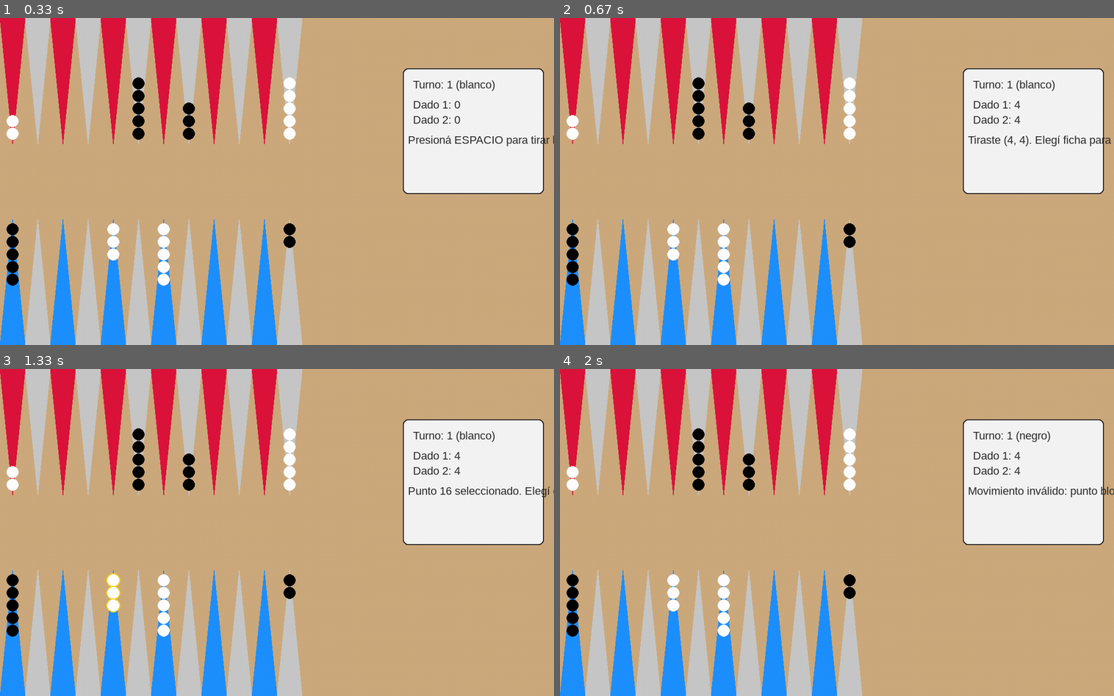
Above: before the commit, frames 1-4 (two rows, left to right).
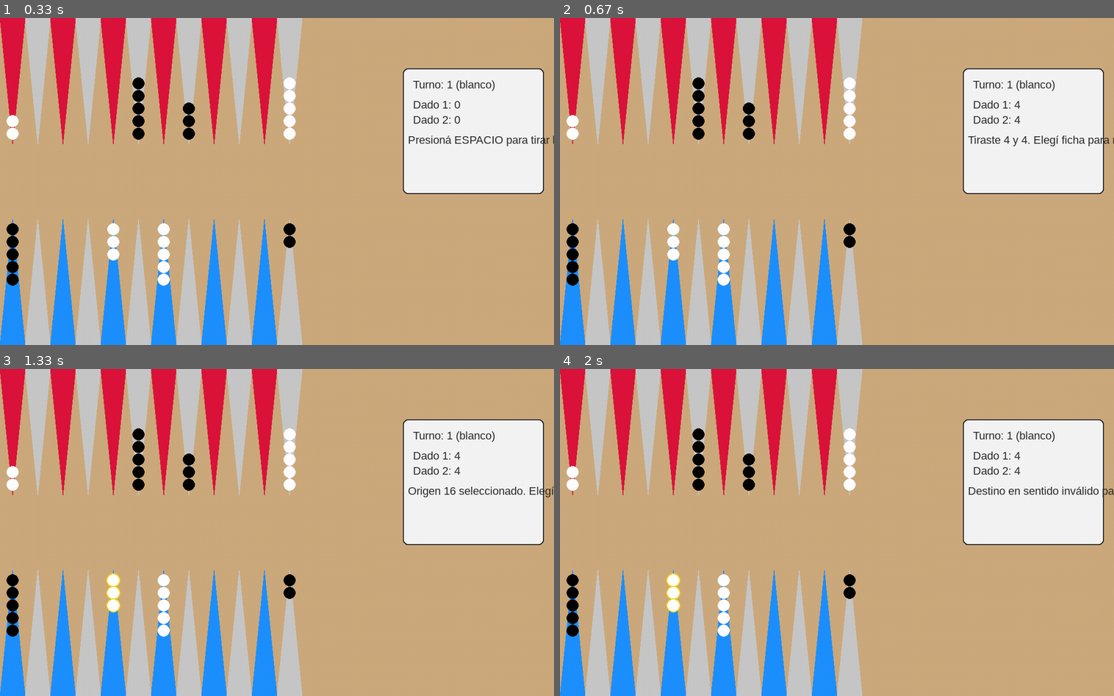
Above: after the commit, the same moments.

Repository: um-computacion/computacion-2025-backgammon-mariaevamodarelli
Game: pygame game, started from pygame_ui/game_window.py
The game is run twice, just before and just after one commit, with the same random seed, the same clock (stepped at 60 frames per second) and the same inputs.
Inputs (mouse positions are in pixels of both pictures, inside the frame that each line leads up to):
- Up to frame 1 (0.33 s): type "1 (at the terminal prompt)" at 0 s; type "1 (at the terminal prompt)" at 0 s
- Up to frame 2 (0.67 s): tap Space at 0.33 s
- Up to frame 3 (1.33 s): click (277, 555) at 0.72 s; click (105, 607) at 1.05 s
- Up to frame 4 (2 s): click (692, 411) at 1.38 s

Frame 1 is identical in both runs. In frame 2, 0.3% of the frame differs, in the area x 80-100%, y 35-40%; in frame 3, 0.4%; in frame 4, 0.6%, in the area x 19-100%, y 19-75%.

Commit message:
problemas con movimiento de fichas

Diff:
--- a/core/board.py
+++ b/core/board.py
@@ -2,8 +2,11 @@
     """Representa el tablero de Backgammon con 24 posiciones."""
 
     def __init__(self):
-        """Inicializa un tablero vacío con 24 puntos."""
         self.__points__ = [{"count": 0, "color": None} for _ in range(24)]
+        self.captured_blanco = []
+        self.captured_negro = []
+
+
 
     def get_points(self):
         """Devuelve la lista completa de puntos del tablero."""
@@ -16,10 +19,7 @@
         raise ValueError("El índice debe estar entre 0 y 23")
 
     def set_point(self, index, count, color):
-        """
-        Asigna una cantidad y color de fichas a un punto determinado.
-        Valida que el índice sea 0..23, el valor entero >= 0 y el color válido.
-        """
+        """Asigna una cantidad y color de fichas a un punto determinado."""
         if (isinstance(index, int) and 0 <= index < 24
                 and isinstance(count, int) and count >= 0):
             self.__points__[index]["count"] = count
@@ -66,37 +66,90 @@
         """Reinicia el tablero a 24 posiciones vacías."""
         self.__points__ = [{"count": 0, "color": None} for _ in range(24)]
 
-    def move_checker(self, from_index, to_index):
-        """
-        Mueve una ficha desde un punto a otro del tablero.
+    # === MOVIMIENTO DE FICHAS ===
 
-        Reglas básicas:
-        - El índice de origen y destino debe ser válido (0..23).
-        - Debe haber al menos una ficha en el origen.
-        - Si el destino tiene color contrario con más de 1 ficha, el movimiento es inválido.
-        - Si el destino tiene solo 1 ficha del oponente, la "come" (la reemplaza).
-        - En caso válido, se resta 1 del origen y se suma 1 al destino.
-        """
-        if not (0 <= from_index < 24 and 0 <= to_index < 24):
-            raise ValueError("Los índices deben estar entre 0 y 23")
+    def move_checker(self, from_idx, to_idx):
+        """Mueve una ficha si el movimiento es válido según las reglas básicas del backgammon."""
+        if from_idx < 0 or from_idx > 23 or to_idx < 0 or to_idx > 23:
+            return "Movimiento fuera del tablero"
 
-        origen = self.__points__[from_index]
-        destino = self.__points__[to_index]
+        origen = self.__points__[from_idx]
+        destino = self.__points__[to_idx]
 
         if origen["count"] == 0:
-            return "No hay fichas en el punto de origen"
+            return "No hay fichas para mover"
 
-        if destino["color"] is None or destino["color"] == origen["color"]:
+        color = origen["color"]
+
+        # Dirección del movimiento según el color
+        if color == "blanco" and to_idx <= from_idx:
+            return "Dirección inválida para blanco"
+        if color == "negro" and to_idx >= from_idx:
+            return "Dirección inválida para negro"
+
+        # Casilla libre o propia → movimiento válido
+        if destino["count"] == 0 or destino["color"] == color:
             origen["count"] -= 1
             if origen["count"] == 0:
                 origen["color"] = None
+
             destino["count"] += 1
-            destino["color"] = origen["color"]
-            return "Movimiento válido"
+            destino["color"] = color
+            return f"{color} movió de {from_idx} a {to_idx}"
 
-        if destino["count"] == 1 and destino["color"] != origen["color"]:
-            # comer ficha
-            destino["color"] = origen["color"]
-            return "Ficha comida y movimiento válido"
+        # Comer ficha enemiga (solo si hay 1)
+        elif destino["count"] == 1 and destino["color"] != color:
+            enemigo = destino["color"]
+            if enemigo == "blanco":
+                self.captured_blanco.append(to_idx)
+            else:
+                self.captured_negro.append(to_idx)
 
-        return "Movimiento inválido: punto bloqueado"
+            destino["color"] = color
+            destino["count"] = 1
+
+            origen["count"] -= 1
+            if origen["count"] == 0:
+                origen["color"] = None
+
+            return f"{color} comió una ficha de {enemigo} en {to_idx}"
+
+        else:
+            return "Movimiento bloqueado"
+
+    def can_move(self, from_idx, to_idx):
+        """Valida reglas básicas: tablero, hay ficha, dirección, bloqueos/comer."""
+        if from_idx < 0 or from_idx > 23 or to_idx < 0 or to_idx > 23:
+            return False, "Movimiento fuera del tablero"
+
+        origen = self.__points__[from_idx]
+        destino = self.__points__[to_idx]
+
+        if origen["count"] == 0:
+            return False, "No hay fichas para mover"
+
+        color = origen["color"]
+
+        # Dirección
+        if color == "blanco" and to_idx <= from_idx:
+            return False, "Dirección inválida para blanco"
+        if color == "negro" and to_idx >= from_idx:
+            return False, "Dirección inválida para negro"
+
+        # Destino: vacío o propio → ok
+        if destino["count"] == 0 or destino["color"] == color:
+            return True, "OK"
+
+        # Blot: exactamente 1 del rival → se puede
+        if destino["count"] == 1 and destino["color"] != color:
+            return True, "OK (comer)"
+
+        # Bloqueado
+        return False, "Movimiento bloqueado"
+
+    def distance_in_direction(self, color, from_idx, to_idx):
+        """Devuelve la distancia positiva en el sentido correcto para ese color; si es negativa/0, no es válida."""
+        if color == "blanco":
+            return to_idx - from_idx  # debe ser > 0
+        else:
+            return from_idx - to_idx  # debe ser > 0
--- a/pygame_ui/game_window.py
+++ b/pygame_ui/game_window.py
@@ -29,6 +29,8 @@
         self.selected_point = None
         self.message = "Presioná ESPACIO para tirar los dados"
         self.awaiting_move = False
+        self.remaining_dice = []   # lista de dados pendientes del turno actual
+
 
         # Colores y fuentes
         self.WOOD = (205, 170, 125)
@@ -101,8 +103,15 @@
 
     def roll_dice(self):
         self.last_roll = self.dice.roll()
-        self.message = f"Tiraste {self.last_roll}. Elegí ficha para mover."
+        d1, d2 = self.last_roll
+        # preparar dados restantes
+        if d1 == d2:
+            self.remaining_dice = [d1, d1, d1, d1]  # dobles = 4 movimientos
+        else:
+            self.remaining_dice = [d1, d2]
+        self.message = f"Tiraste {d1} y {d2}. Elegí ficha para mover."
         self.awaiting_move = True
+        self.selected_point = None
 
     def handle_click(self, pos):
         point = self.get_clicked_point(pos)
@@ -110,18 +119,56 @@
             return
 
         if self.selected_point is None:
+            # Seleccionar origen
             p = self.board.get_point(point)
             if p["color"] == self.turn.get_color() and p["count"] > 0:
                 self.selected_point = point
-                self.message = f"Punto {point} seleccionado. Elegí destino."
+                self.message = f"Origen {point} seleccionado. Elegí destino (dados: {self.remaining_dice})."
             else:
                 self.message = "No podés mover esa ficha."
-        else:
-            result = self.board.move_checker(self.selected_point, point)
-            self.message = f"{result}"
-            self.selected_point = None
+            return
+
+        # Ya teníamos origen → ahora destino
+        origen = self.selected_point
+        destino = point
+        color = self.turn.get_color()
+
+        # 1) distancia según color (debe ser > 0)
+        dist = self.board.distance_in_direction(color, origen, destino)
+        if dist <= 0:
+            self.message = "Destino en sentido inválido para tu color."
+            return
+
+        # 2) ¿existe un dado con esa distancia?
+        if dist not in self.remaining_dice:
+            self.message = f"Ese destino no coincide con tus dados {self.remaining_dice}."
+            return
+
+        # 3) ¿pasa reglas básicas del tablero?
+        ok, why = self.board.can_move(origen, destino)
+        if not ok:
+            self.message = why
+            return
+
+        # 4) ejecutar movimiento real
+        result = self.board.move_checker(origen, destino)
+        self.message = result
+
+        # 5) consumir un dado con esa distancia (una sola vez)
+        self.remaining_dice.remove(dist)
+
+        # 6) limpiar selección
+        self.selected_point = None
+
+        # 7) si no quedan dados → cerrar turno
+        if not self.remaining_dice:
             self.awaiting_move = False
             self.turn = self.player2 if self.turn == self.player1 else self.player1
+            self.message += " | Turno del siguiente jugador."
+        else:
+            self.message += f" | Mové de nuevo (dados: {self.remaining_dice})."
+
+
 
     def run(self):
         clock = pygame.time.Clock()
